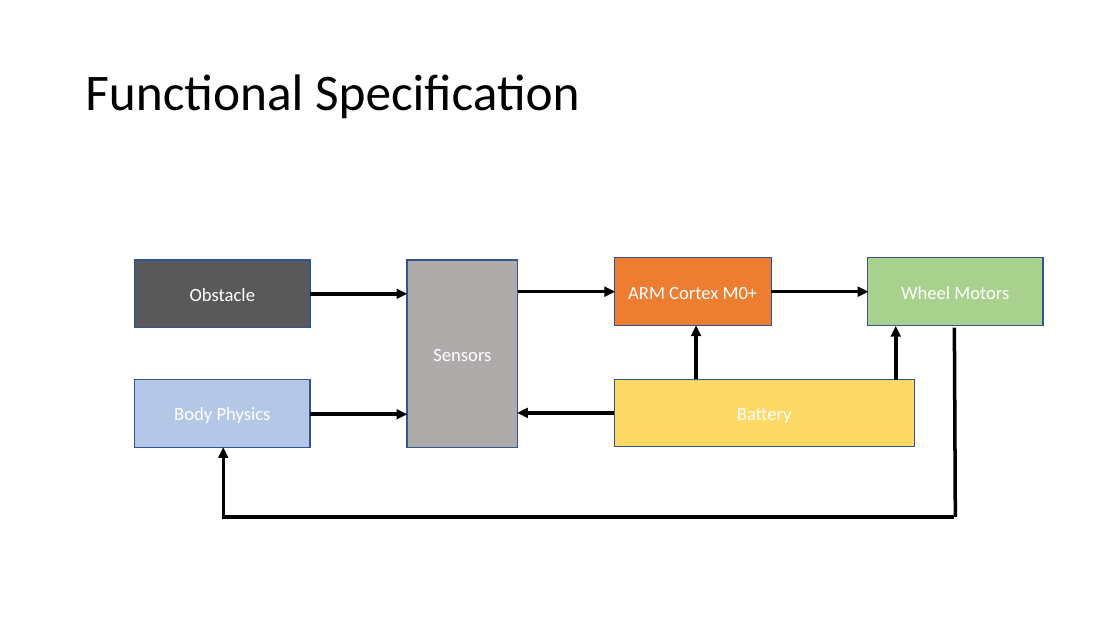
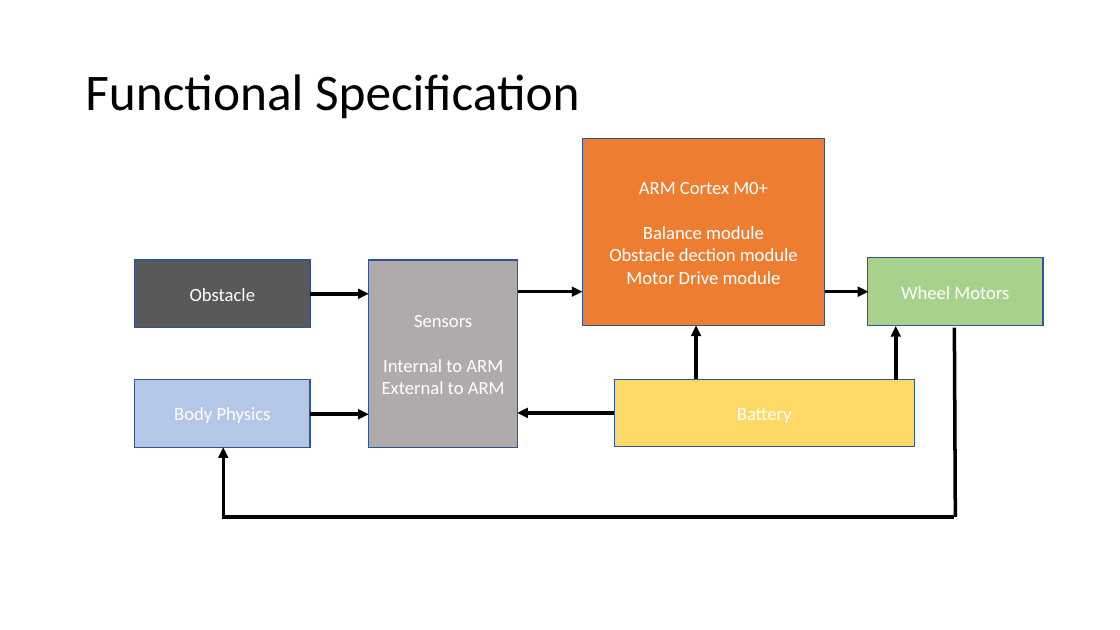
Before and after one commit to hpetre/COEN-6711, a slide deck: slide 4 of Documents/project_proposal.pptx. Drawn at 1120x630 pixels with LibreOffice and Linux fonts; fonts in the diff are those of the drawing. Boxes give left, top, right and bottom in pixels: in the first picture for what was removed or moved away, otherwise in the second. Text is boxed around its words. In the diff, an @@ line names an element or a change of style, - is before the commit and + after.

Commit message:
added System Module slides and updated Functional Specification slide

```diff
--- a/Documents/project_proposal.pptx
+++ b/Documents/project_proposal.pptx
@@ rectangle "ARM Cortex M0+": place and size @@
-rectangle "ARM Cortex M0+" at (614,258,771,326)
+rectangle "ARM Cortex M0+" at (582,138,825,325)
@@ text in rectangle at (609,226,798,284): paragraphs added @@
+Balance module
+Obstacle dection module
+Motor Drive module
@@ rectangle "Sensors": place and size @@
-rectangle "Sensors" at (408,260,518,447)
+rectangle "Sensors" at (369,260,518,447)
@@ arrow moved from (310, 294) - (408, 294) to (310, 294) - (369, 294) @@
@@ arrow moved from (518, 292) - (615, 292) to (518, 292) - (582, 292) @@
@@ arrow moved from (771, 292) - (869, 292) to (825, 292) - (869, 292) @@
@@ text in rectangle at (382,359,505,394): paragraphs added @@
+Internal to ARM
+External to ARM
@@ arrow moved from (310, 414) - (408, 414) to (310, 414) - (369, 414) @@
```
Also in this commit, not shown: 2 slides added.
